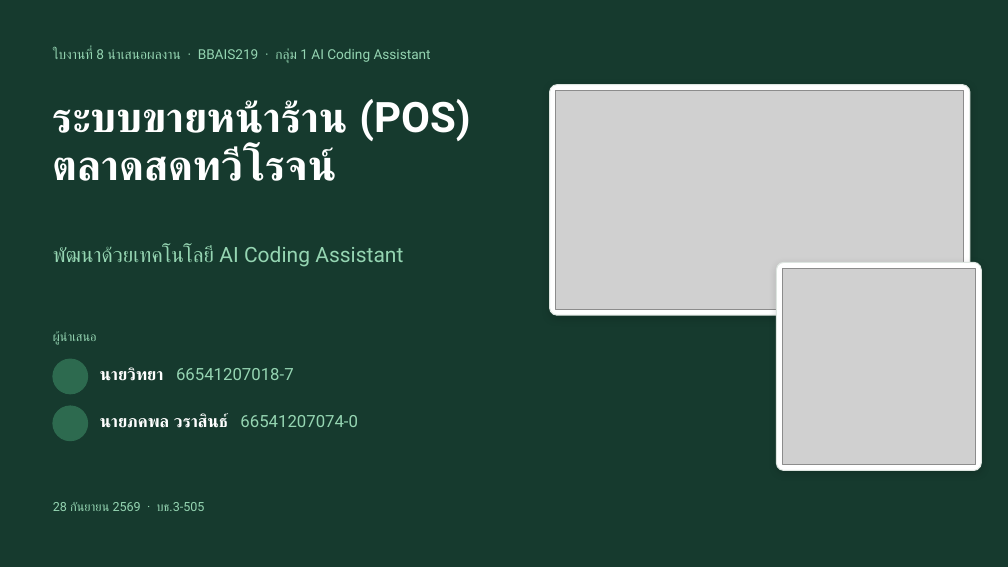
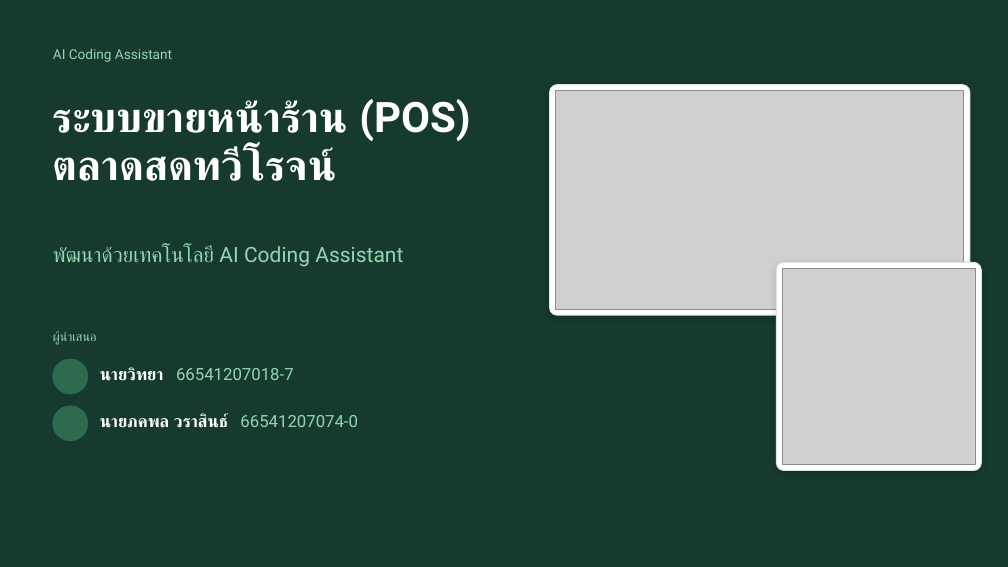
Before and after one commit to wittayaaasei-eng/thawirot-pos, a slide deck: slide 1 of ใบงานที่8_สไลด์นำเสนอ.pptx. Drawn at 1008x567 pixels with LibreOffice and Linux fonts; fonts in the diff are those of the drawing; grey boxes stand for pictures; background and template pictures are left out. Boxes give left, top, right and bottom in pixels: in the first picture for what was removed or moved away, otherwise in the second. Text is boxed around its words. In the diff, an @@ line names an element or a change of style, - is before the commit and + after.

```diff
--- a/ใบงานที่8_สไลด์นำเสนอ.pptx
+++ b/ใบงานที่8_สไลด์นำเสนอ.pptx
@@ text at <box>53,49,172,62</box>: text changed @@
-ใบงานที่ 8 นำเสนอผลงาน · BBAIS219 · กลุ่ม 1 AI Coding Assistant
+AI Coding Assistant
@@ text removed at <box>53,502,205,511</box> @@
-28 กันยายน 2569 · บธ.3-505
```
Also in this commit, not shown: 4 other slides changed, 1 slide removed.
